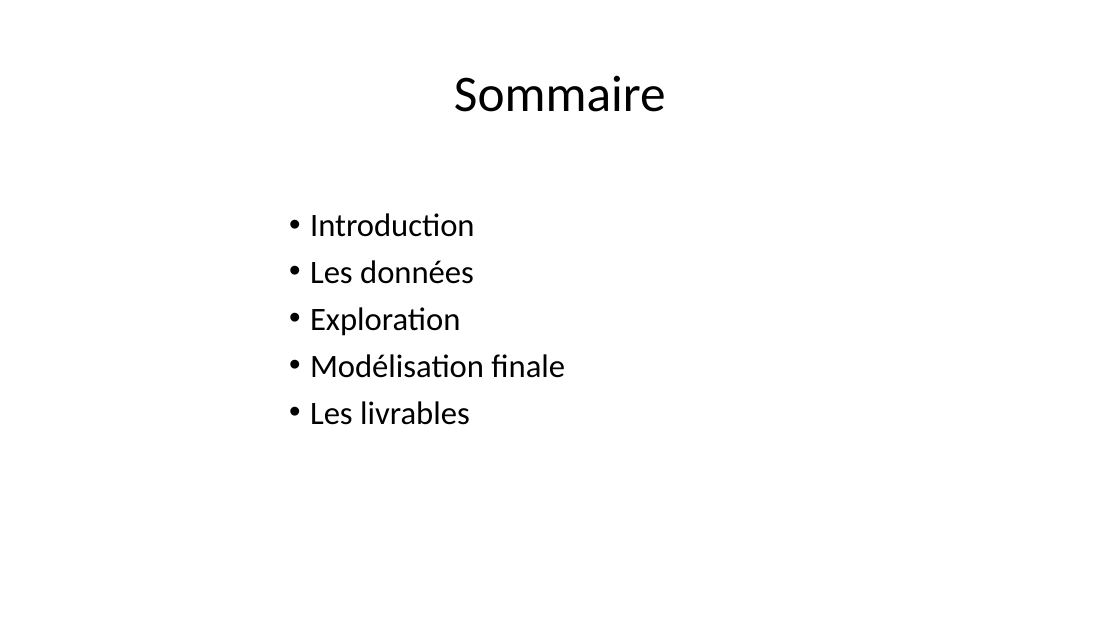
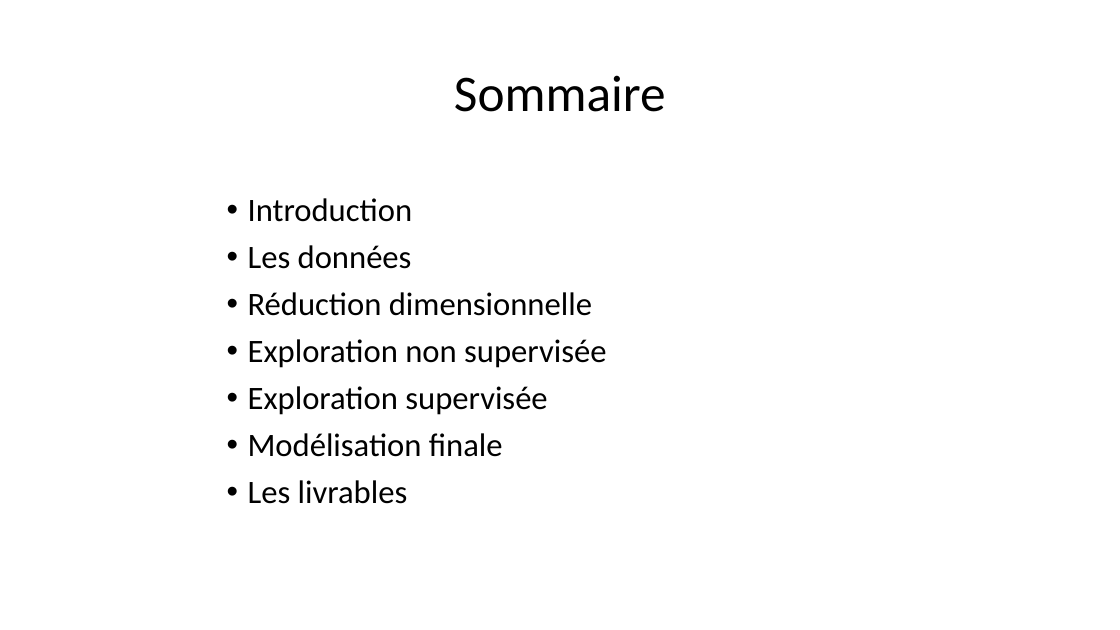
Before and after one commit to morganscao/Projet6, a slide deck: slide 2 of Rapport/P6 - Présentation.ppsx. Drawn at 1120x630 pixels with LibreOffice and Linux fonts; fonts in the diff are those of the drawing. Boxes give left, top, right and bottom in pixels: in the first picture for what was removed or moved away, otherwise in the second. Text is boxed around its words. In the diff, an @@ line names an element or a change of style, - is before the commit and + after.

```diff
--- a/Rapport/P6 - Présentation.ppsx
+++ b/Rapport/P6 - Présentation.ppsx
@@ text "Introduction": place and size @@
-text "Introduction" at [310, 213, 565, 425]
+text "Introduction" at [248, 198, 606, 504]
@@ text at [248, 292, 606, 415]: text changed @@
-• Exploration
+• Réduction dimensionnelle
+• Exploration non supervisée
+• Exploration supervisée
```
Also in this commit, not shown: 5 other slides changed, 2 slides added, 1 other file.
